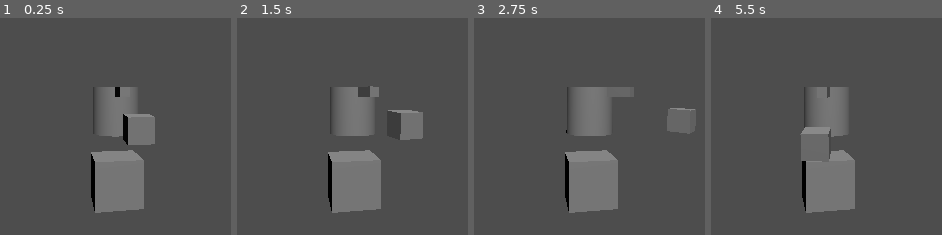
Above: before the commit, frames 1-4 (left to right).
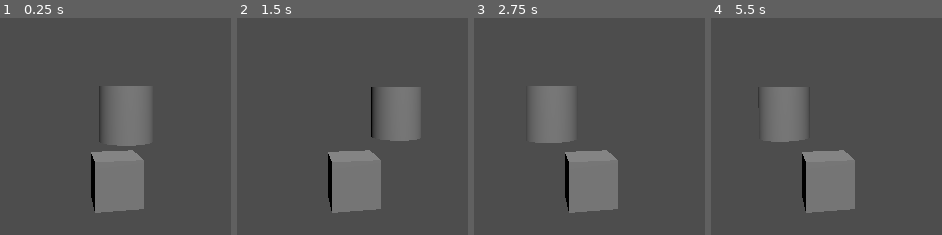
Above: after the commit, the same moments.

Repository: Zshandi/TestJoints
Game: Godot game, scene res://main.tscn
The game is run twice, just before and just after one commit, with the same random seed, the same clock (stepped at 60 frames per second) and the same inputs.
Inputs:
- Up to frame 1 (0.25 s): no input
- Up to frame 2 (1.5 s): no input
- Up to frame 3 (2.75 s): no input
- Up to frame 4 (5.5 s): no input

The runs differ from the first frame. In frame 1, 1.9% of the frame differs, in the area x 42-68%, y 31-59%; in frame 2, 5.8%; in frame 3, 8.5%; in frame 4, 8.6%, in the area x 20-59%, y 31-67%.

Commit message:
Found Simpler Bug Reproduction

Diff:
--- a/main.tscn
+++ b/main.tscn
@@ -11,15 +11,6 @@
 
 [sub_resource type="CylinderMesh" id="CylinderMesh_v28ia"]
 height = 1.0
-
-[sub_resource type="BoxMesh" id="BoxMesh_hthjh"]
-size = Vector3(0.2, 0.2, 1)
-
-[sub_resource type="BoxMesh" id="BoxMesh_77c6p"]
-size = Vector3(0.4, 0.4, 0.4)
-
-[sub_resource type="BoxShape3D" id="BoxShape3D_vutr2"]
-size = Vector3(0.4, 0.4, 0.4)
 
 [node name="Node3D" type="Node3D"]
 
@@ -36,6 +27,7 @@
 shape = SubResource("BoxShape3D_m2884")
 
 [node name="JointConnector" type="RigidBody3D" parent="."]
+transform = Transform3D(1, 0, 0, 0, 1, 0, 0, 0, 1, 0, 0, 1)
 script = ExtResource("1_dtto3")
 
 [node name="CollisionShape3D" type="CollisionShape3D" parent="JointConnector"]
@@ -44,10 +36,6 @@
 [node name="MeshInstance3D" type="MeshInstance3D" parent="JointConnector"]
 mesh = SubResource("CylinderMesh_v28ia")
 
-[node name="MeshInstance3D2" type="MeshInstance3D" parent="JointConnector"]
-transform = Transform3D(1, 0, 0, 0, 1, 0, 0, 0, 1, 0, 0.4, 0.5)
-mesh = SubResource("BoxMesh_hthjh")
-
 [node name="Joint_AnchorToConnector" type="Generic6DOFJoint3D" parent="."]
 node_a = NodePath("../JointAnchor")
 node_b = NodePath("../JointConnector")
@@ -55,19 +43,3 @@
 
 [node name="Camera3D" type="Camera3D" parent="."]
 transform = Transform3D(0.982784, 0, -0.184758, 0, 1, 0, 0.184758, 0, 0.982784, -1.05322, 0.42118, 6.28336)
-
-[node name="RigidBody3D" type="RigidBody3D" parent="."]
-transform = Transform3D(1, 0, 0, 0, 1, 0, 0, 0, 1, 0, 0, 2)
-
-[node name="MeshInstance3D" type="MeshInstance3D" parent="RigidBody3D"]
-mesh = SubResource("BoxMesh_77c6p")
-
-[node name="CollisionShape3D" type="CollisionShape3D" parent="RigidBody3D"]
-shape = SubResource("BoxShape3D_vutr2")
-
-[node name="Generic6DOFJoint3D" type="Generic6DOFJoint3D" parent="."]
-node_a = NodePath("../JointConnector")
-node_b = NodePath("../RigidBody3D")
-linear_limit_x/restitution = 1.0
-linear_limit_y/restitution = 1.0
-linear_limit_z/restitution = 1.0
Not shown: 1 places in main.tscn that only renumber resources
